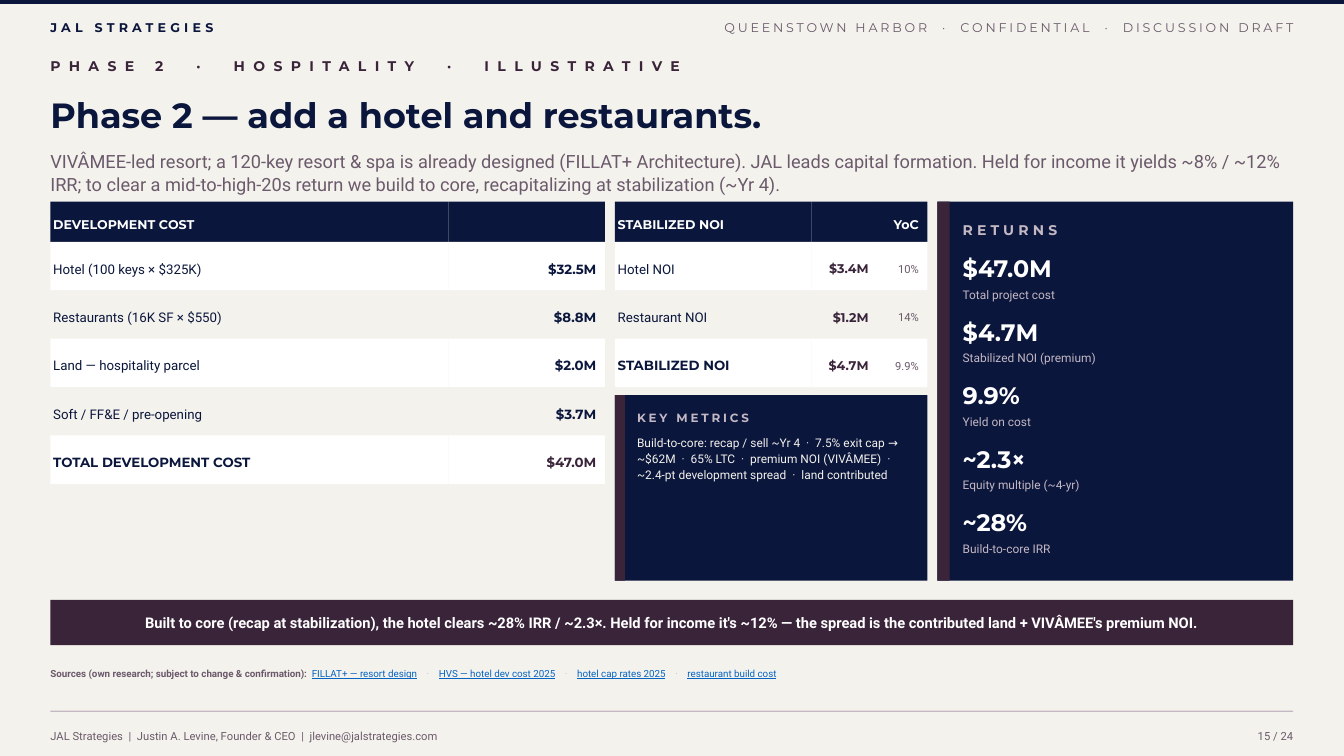
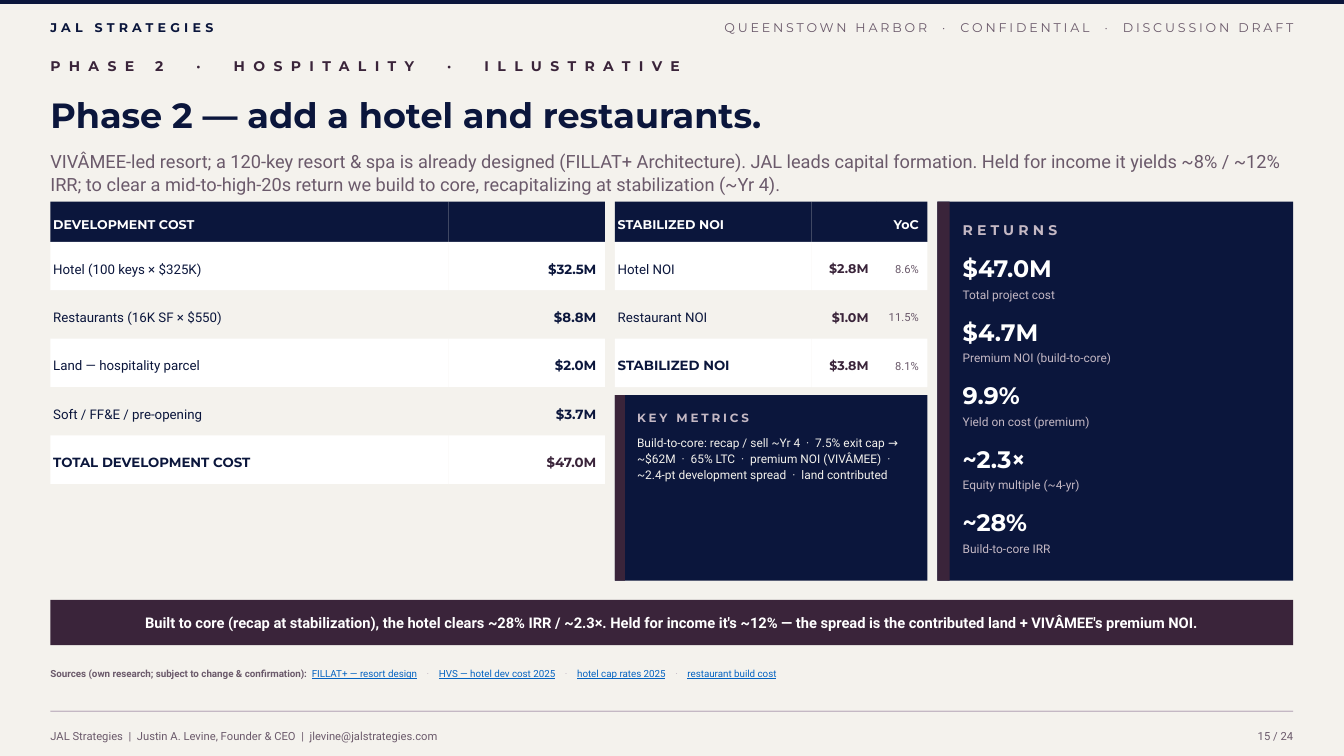
Before and after one commit to jlevine711/Apex, a slide deck: slide 15 of JAL_Queenstown_Harbor_Proposal.pptx. Drawn at 1344x756 pixels with LibreOffice and Linux fonts; fonts in the diff are those of the drawing. Boxes give left, top, right and bottom in pixels: in the first picture for what was removed or moved away, otherwise in the second. Text is boxed around its words. In the diff, an @@ line names an element or a change of style, - is before the commit and + after.

```diff
--- a/JAL_Queenstown_Harbor_Proposal.pptx
+++ b/JAL_Queenstown_Harbor_Proposal.pptx
@@ text at (829, 262, 868, 275): text changed @@
-$3.4M
+$2.8M
@@ text at (895, 265, 919, 273): text changed @@
-10%
+8.6%
@@ text at (832, 311, 869, 324): text changed @@
-$1.2M
+$1.0M
@@ text at (889, 313, 919, 321): text changed @@
-14%
+11.5%
@@ text at (829, 359, 868, 372): text changed @@
-$4.7M
+$3.8M
@@ text at (963, 352, 1111, 365): text changed @@
-Stabilized NOI (premium)
+Premium NOI (build-to-core)
@@ text at (895, 362, 919, 370): text changed @@
-9.9%
+8.1%
@@ text at (963, 417, 1090, 429): text changed @@
-Yield on cost
+Yield on cost (premium)
```
Also in this commit, not shown: 4 other slides changed, 5 other files.
